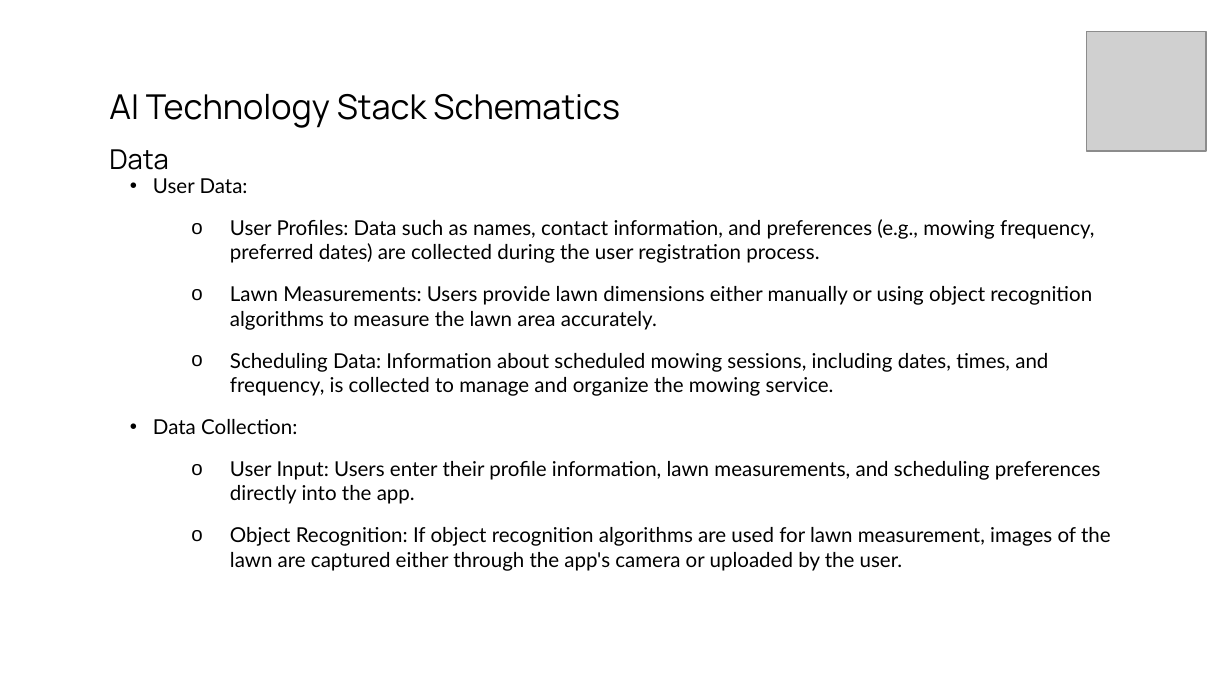
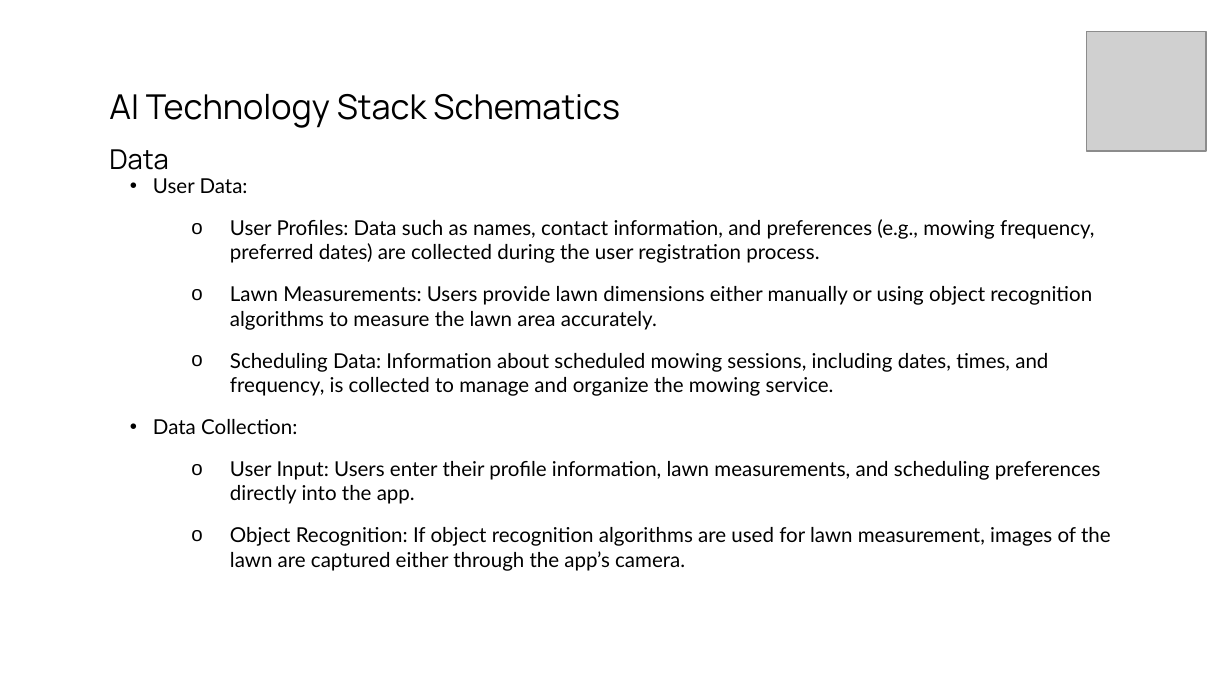
Before and after one commit to gasserahmed/VT-MIT, a slide deck: slide 17 of MGT5824-Tech-based Entrepreneurship/Assignments/Milestone #2 - Venture Solution Prototype & Social Affordances/gasser18-milestone2_prototype_and_social_affordances_slides.pptx (slide 14 before the commit). Drawn at 1232x693 pixels with LibreOffice and Linux fonts; fonts in the diff are those of the drawing; grey boxes stand for pictures. Boxes give left, top, right and bottom in pixels: in the first picture for what was removed or moved away, otherwise in the second. Text is boxed around its words. In the diff, an @@ line names an element or a change of style, - is before the commit and + after.

```diff
--- a/MGT5824-Tech-based Entrepreneurship/Assignments/Milestone #2 - Venture Solution Prototype & Social Affordances/gasser18-milestone2_prototype_and_social_affordances_slides.pptx
+++ b/MGT5824-Tech-based Entrepreneurship/Assignments/Milestone #2 - Venture Solution Prototype & Social Affordances/gasser18-milestone2_prototype_and_social_affordances_slides.pptx
@@ text at box(230, 527, 1111, 571): text changed @@
-  o Object Recognition: If object recognition algorithms are used for lawn measurement, images of the lawn are captured either through the app's camera or uploaded by the user.
+  o Object Recognition: If object recognition algorithms are used for lawn measurement, images of the lawn are captured either through the app’s camera.
```
Also in this commit, not shown: 2 other slides changed, 4 slides added, 11 slides removed, 4 other files.
